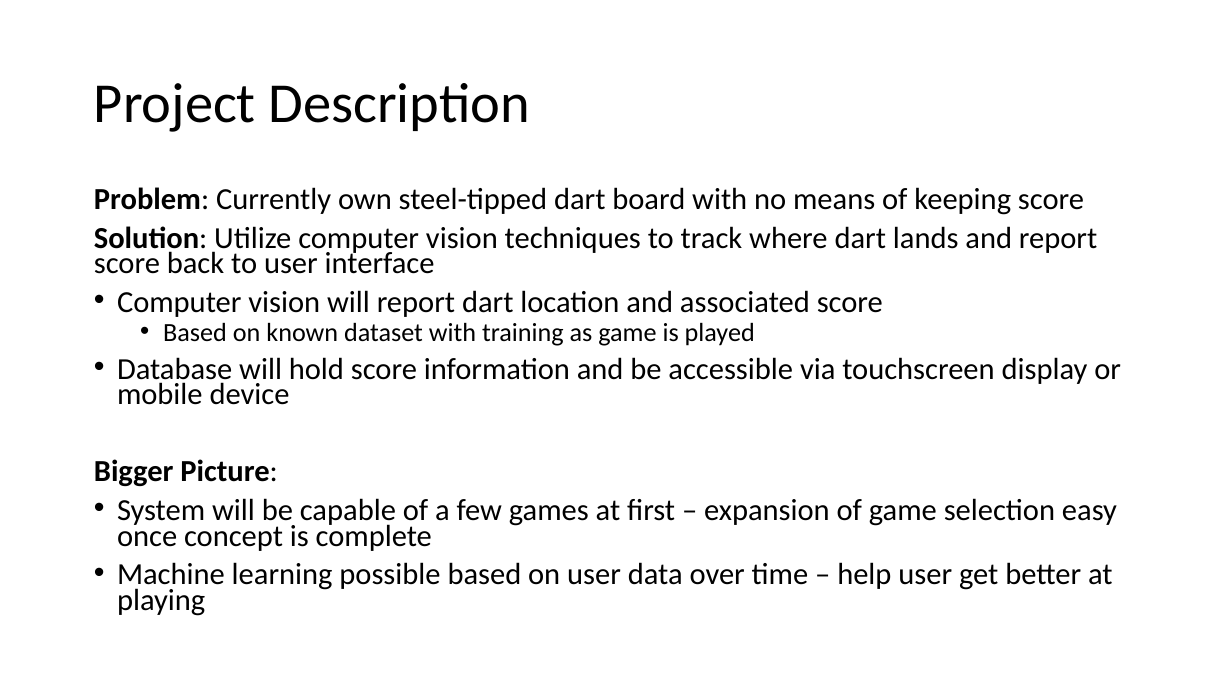
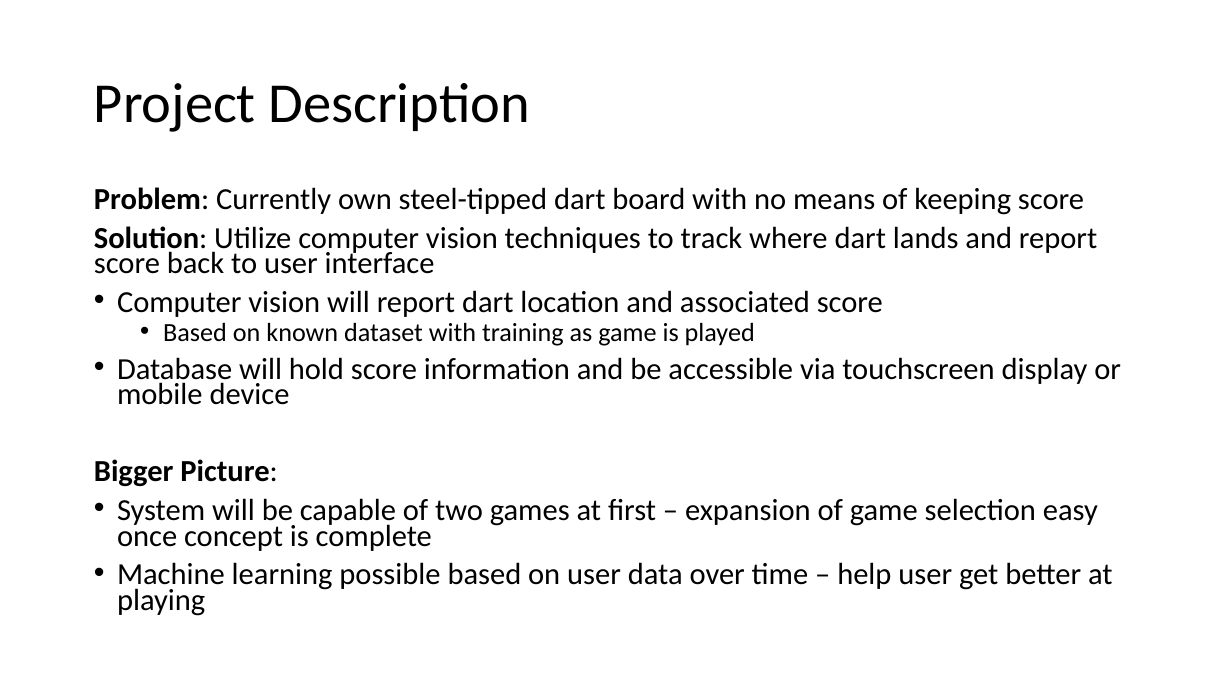
Before and after one commit to kparlak/dart-scoring-system, a slide deck: slide 3 of documentation/Dart_Scoring_System_PDR.pptx. Drawn at 1232x693 pixels with LibreOffice and Linux fonts; fonts in the diff are those of the drawing. Boxes give left, top, right and bottom in pixels: in the first picture for what was removed or moved away, otherwise in the second. Text is boxed around its words. In the diff, an @@ line names an element or a change of style, - is before the commit and + after.

Commit message:
3 complete pdr functional description (#9)
* Create functional diagrams

* Create state machine diagrams

```diff
--- a/documentation/Dart_Scoring_System_PDR.pptx
+++ b/documentation/Dart_Scoring_System_PDR.pptx
@@ text at (117,498,1098,551): text changed @@
-• System will be capable of a few games at first – expansion of game selection easy once concept is complete
+• System will be capable of two games at first – expansion of game selection easy once concept is complete
```
Also in this commit, not shown: 2 other slides changed, 5 slides added, 5 other files.
